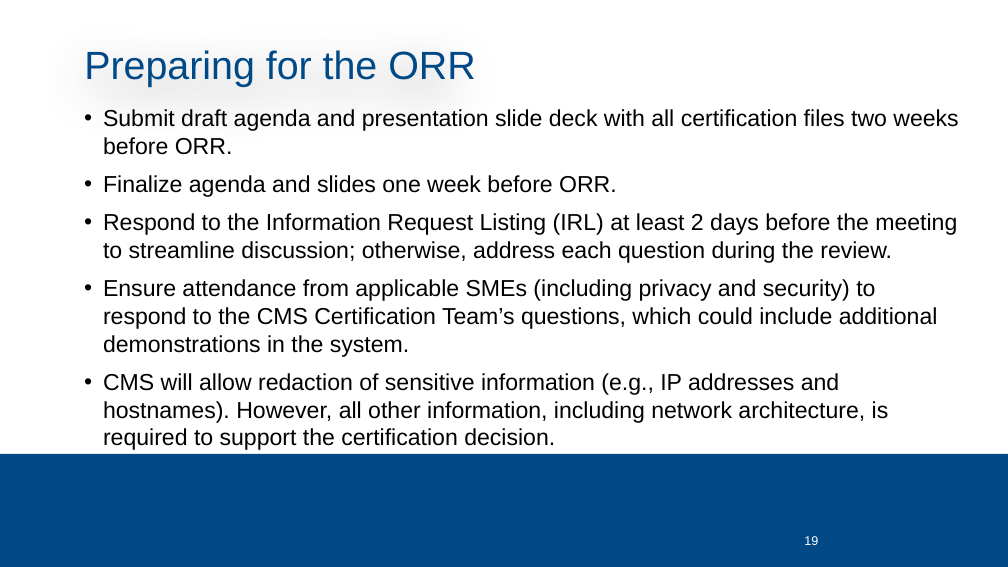
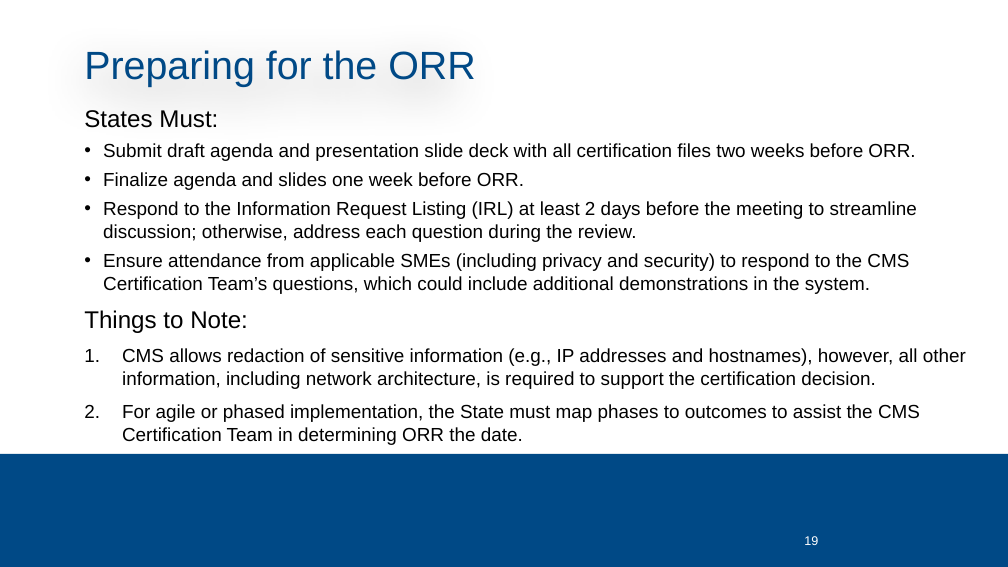
Before and after one commit to CMSgov/CMCS-DSG-DSS-Certification-Staging, a slide deck: slide 19 of SMC Kickoff Deck.pptx. Drawn at 1008x567 pixels with LibreOffice and Linux fonts; fonts in the diff are those of the drawing; background and template pictures are left out. Boxes give left, top, right and bottom in pixels: in the first picture for what was removed or moved away, otherwise in the second. Text is boxed around its words. In the diff, an @@ line names an element or a change of style, - is before the commit and + after.

```diff
--- a/SMC Kickoff Deck.pptx
+++ b/SMC Kickoff Deck.pptx
@@ text at [84, 110, 218, 128]: paragraph added @@
+States Must:
@@ text at [103, 143, 917, 294]: size 22 to 18 pt in "Submit draft agenda and presentation slide deck ...", "Finalize agenda and slides one week before ...", "Respond to the Information Request Listing (IRL) ...", "Ensure attendance from applicable SMEs (including privacy ..."; less space between paragraphs @@
@@ text at [84, 310, 966, 445]: text changed; size 22 to 18 pt @@
-• CMS will allow redaction of sensitive information (e.g., IP addresses and hostnames). However, all other information, including network architecture, is required to support the certification decision.
+Things to Note:
+1. CMS allows redaction of sensitive information (e.g., IP addresses and hostnames), however, all other information, including network architecture, is required to support the certification decision.
+2. For agile or phased implementation, the State must map phases to outcomes to assist the CMS Certification Team in determining ORR the date.
```
Also in this commit, not shown: 25 other slides changed, 2 slides added, 3 slides removed.
